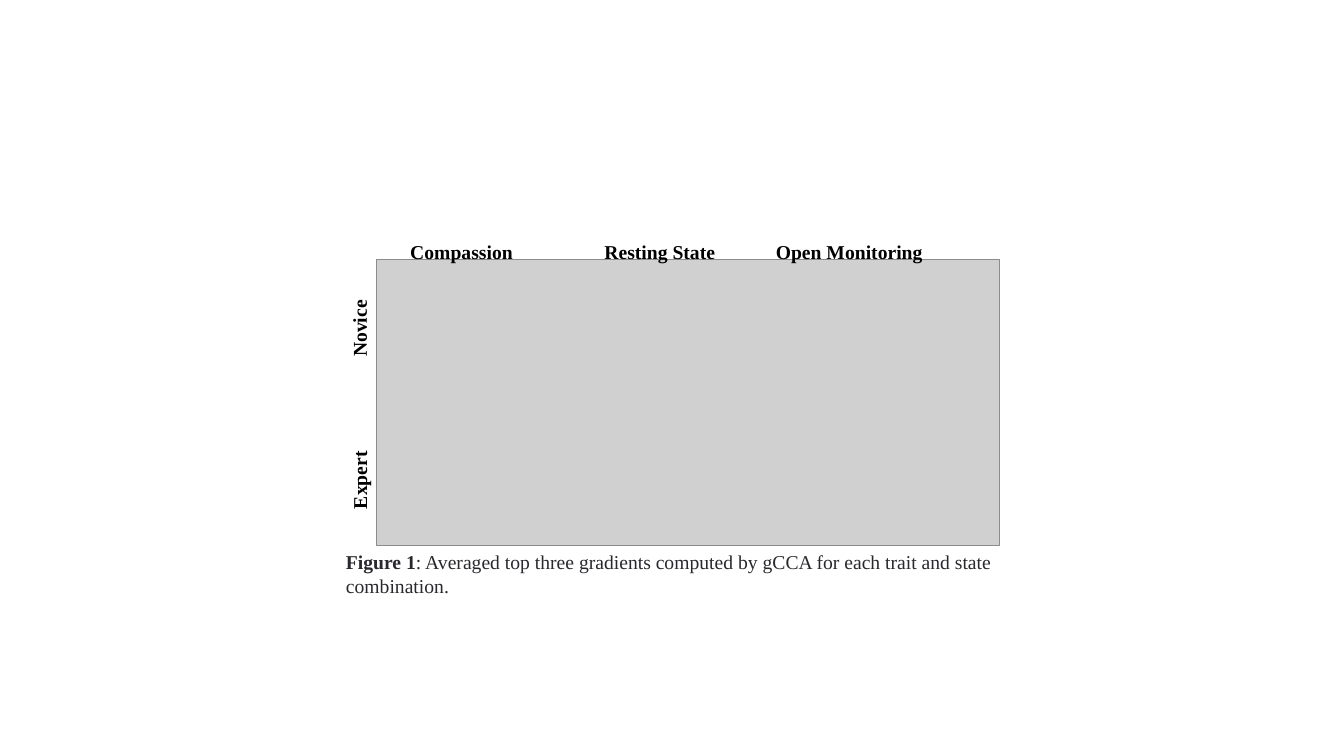
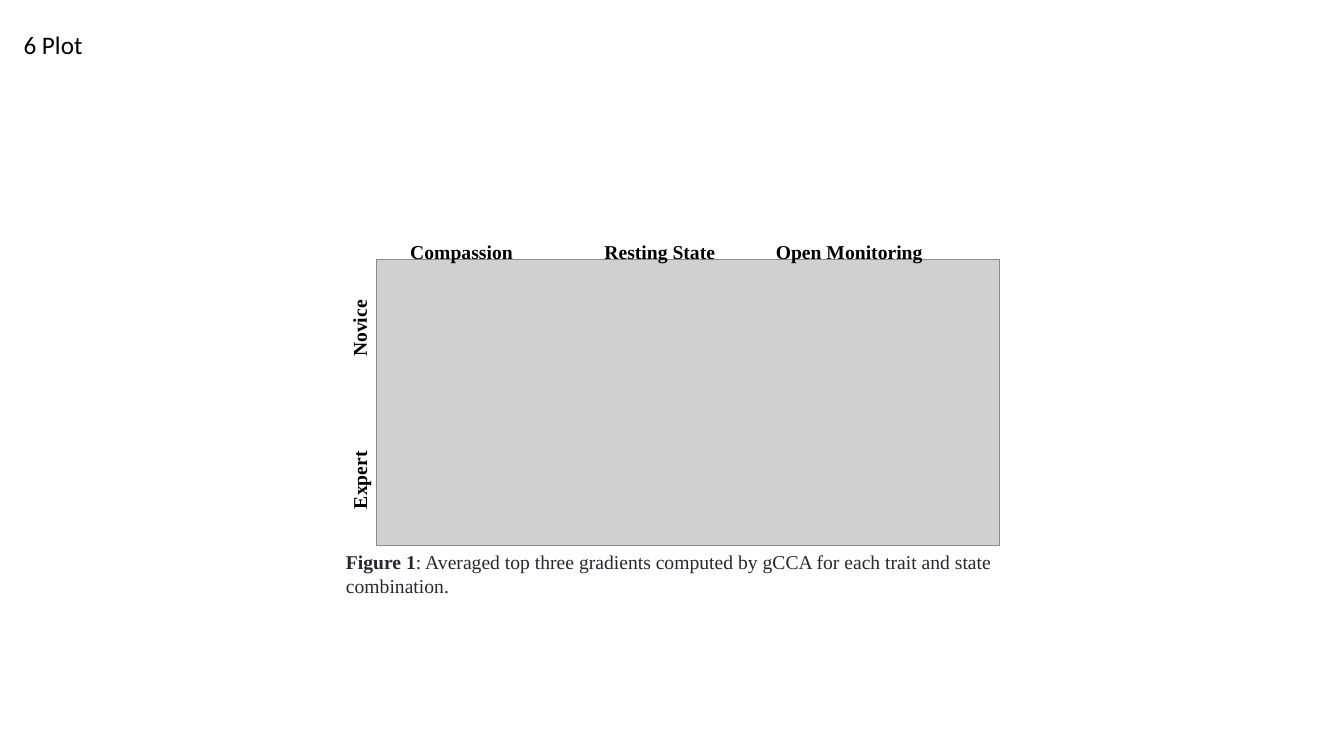
Before and after one commit to neurodata/meditation, a slide deck: slide 1 of reports/Gradient Figure.pptx. Drawn at 1344x756 pixels with LibreOffice and Linux fonts; fonts in the diff are those of the drawing; grey boxes stand for pictures. Boxes give left, top, right and bottom in pixels: in the first picture for what was removed or moved away, otherwise in the second. Text is boxed around its words. In the diff, an @@ line names an element or a change of style, - is before the commit and + after.

```diff
--- a/reports/Gradient Figure.pptx
+++ b/reports/Gradient Figure.pptx
@@ text added at <box>24,36,82,54</box>, 18 pt, text #000000 @@
+6 Plot
```
Also in this commit, not shown: 2 slides added, 29 other files.
